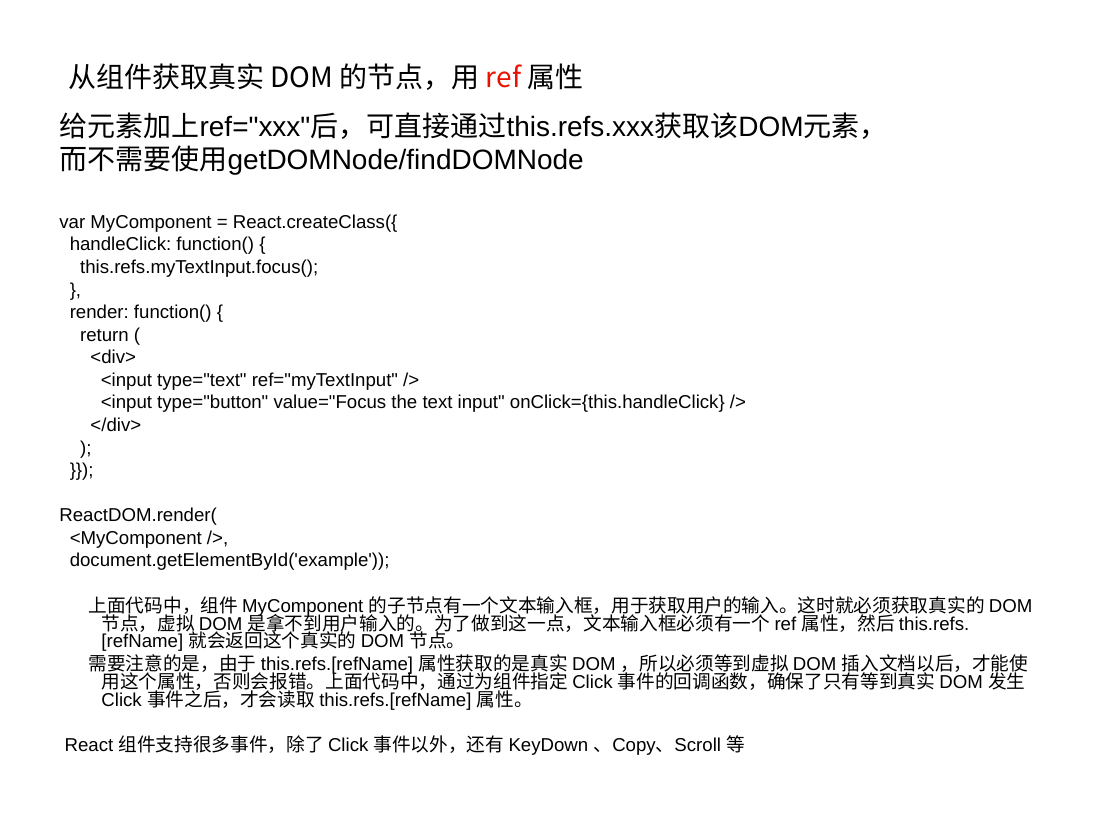
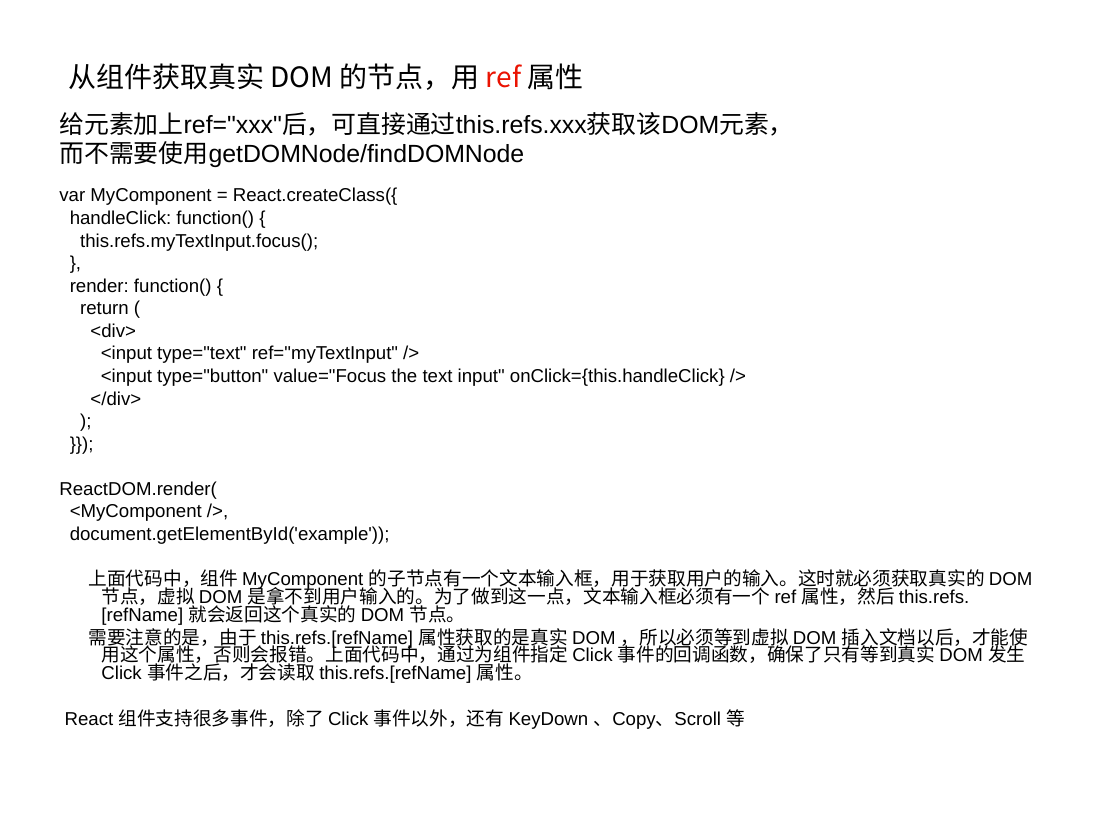
Before and after one commit to guanmeiqi/react-basicKnowledges, a slide deck: slide 23 of react.ppt (slide 21 before the commit). Drawn at 1120x840 pixels with LibreOffice and Linux fonts; fonts in the diff are those of the drawing; background and template pictures are left out. Boxes give left, top, right and bottom in pixels: in the first picture for what was removed or moved away, otherwise in the second. Text is boxed around its words. In the diff, an @@ line names an element or a change of style, - is before the commit and + after.

```diff
--- a/react.ppt
+++ b/react.ppt
@@ text "给元素加上ref="xxx"后，可直接通过this.refs.xxx获取该DOM元素，" at [60,112,794,167]: size 18 to 16 pt @@
@@ text "var MyComponent = React.createClass({": place and size @@
-text "var MyComponent = React.createClass({" at [59,214,1032,755]
+text "var MyComponent = React.createClass({" at [59,187,1032,729]
```
Also in this commit, not shown: 19 other slides changed, 2 slides added, 4 slides removed, 38 other files.
